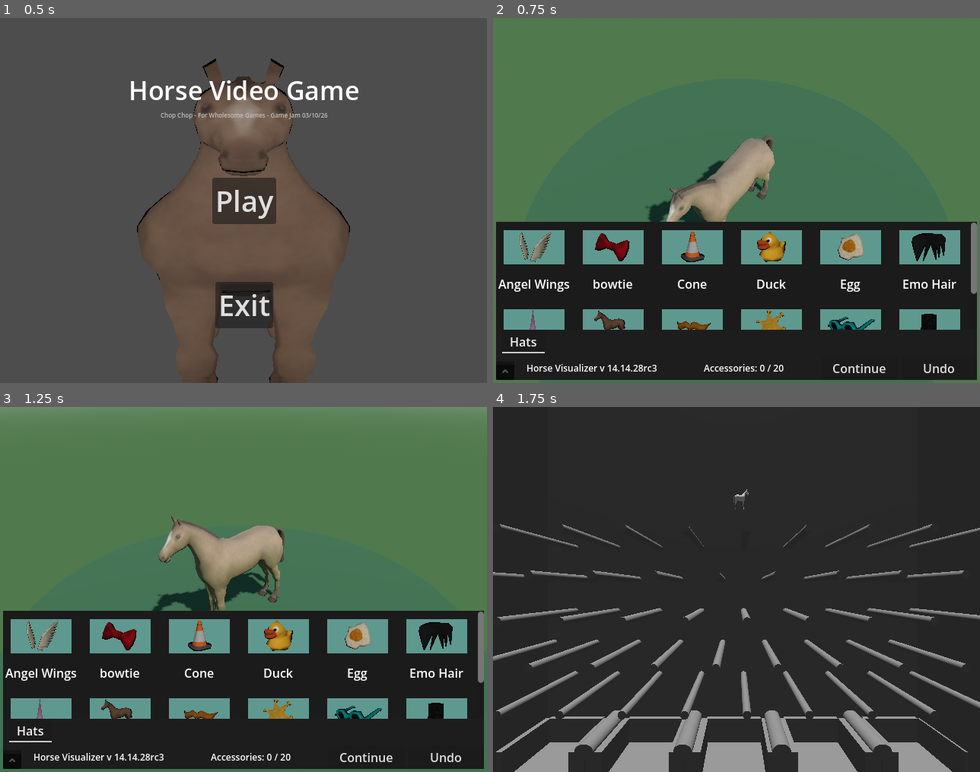
Above: before the commit, frames 1-4 (two rows, left to right).
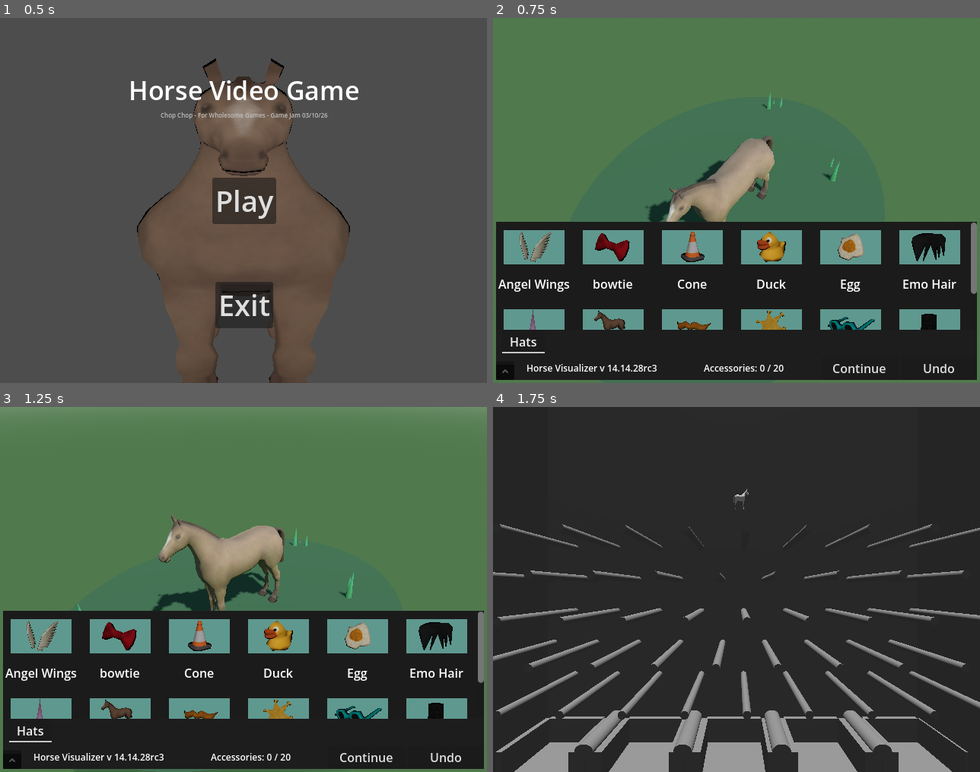
Above: after the commit, the same moments.

Repository: lukewhitingdev/gamejam-Bradys-Day-Out
Game: Godot game, scene res://Maps/MainMenuMap.tscn
The game is run twice, just before and just after one commit, with the same random seed, the same clock (stepped at 60 frames per second) and the same inputs. The engine's default icon, where the game draws it, is replaced by a stand-in: a white triangle on a blue panel in a dark square.
Inputs:
- Up to frame 1 (0.5 s): no input
- Up to frame 2 (0.75 s): click "Play" at 0.5 s
- Up to frame 3 (1.25 s): no input
- Up to frame 4 (1.75 s): click "Continue" at 1.25 s

Frame 1 is identical in both runs. In frame 2, less than 0.1% of the frame differs, in the area x 55-72%, y 20-45%; in frame 3, 0.1%, in the area x 15-73%, y 33-56%; in frame 4, nothing differs.

Commit message:
duck scale fix and grass added

Diff:
--- /dev/null
+++ b/app/chopchop/GameObjects/Environment/grass.tscn
@@ -0,0 +1,11 @@
+[gd_scene format=3 uid="uid://i8c6b14eerb6"]
+
+[ext_resource type="PackedScene" uid="uid://d0gwhrnr4fyhq" path="res://Models/horn.fbx" id="1_irks2"]
+
+[sub_resource type="StandardMaterial3D" id="StandardMaterial3D_5divm"]
+albedo_color = Color(0.19782841, 0.42365828, 0.2489649, 1)
+
+[node name="grass" unique_id=274286477 instance=ExtResource("1_irks2")]
+
+[node name="horn" parent="." index="0" unique_id=1225321583]
+surface_material_override/0 = SubResource("StandardMaterial3D_5divm")
--- a/app/chopchop/GameObjects/Props/angelWingProp.tscn
+++ b/app/chopchop/GameObjects/Props/angelWingProp.tscn
@@ -2,10 +2,13 @@
 
 [ext_resource type="ArrayMesh" uid="uid://deo2lucvuonsm" path="res://Assets/Meshes/angel_wings.tres" id="1_no11o"]
 [ext_resource type="Material" uid="uid://cjxvo3f0w5o6m" path="res://Materials/Props/PropMat.tres" id="2_4ajqn"]
+[ext_resource type="PackedScene" uid="uid://cuq28wp7t7jnh" path="res://Models/ducky.fbx" id="3_4ajqn"]
 
 [node name="AngelWingProp" type="Node3D" unique_id=1933979478]
 
 [node name="MeshInstance3D" type="MeshInstance3D" parent="." unique_id=216369725]
-transform = Transform3D(20, 0, 0, 0, 20, 0, 0, 0, 20, 0, 0, 0)
+transform = Transform3D(20, 0, 0, 0, 20, 0, 0, 0, 20, 0.12326789, 0.14022359, 0)
 mesh = ExtResource("1_no11o")
 surface_material_override/0 = ExtResource("2_4ajqn")
+
+[node name="ducky" parent="." unique_id=1376906449 instance=ExtResource("3_4ajqn")]
--- a/app/chopchop/GameObjects/Props/bowtieProp.tscn
+++ b/app/chopchop/GameObjects/Props/bowtieProp.tscn
@@ -6,6 +6,6 @@
 [node name="BowtieProp" type="Node3D" unique_id=352626119]
 
 [node name="MeshInstance3D" type="MeshInstance3D" parent="." unique_id=128964285]
-transform = Transform3D(20, 0, 0, 0, 20, 0, 0, 0, 20, 0, 0, 0)
+transform = Transform3D(20, 0, 0, 0, 20, 0, 0, 0, 20, 0, -0.007885657, 0)
 mesh = ExtResource("1_hwkew")
 surface_material_override/0 = ExtResource("2_vbbav")
--- a/app/chopchop/GameObjects/Props/duckProp.tscn
+++ b/app/chopchop/GameObjects/Props/duckProp.tscn
@@ -4,9 +4,8 @@
 [ext_resource type="Material" uid="uid://cjxvo3f0w5o6m" path="res://Materials/Props/PropMat.tres" id="2_1hqx3"]
 
 [node name="DuckProp" type="Node3D" unique_id=1923840230]
-transform = Transform3D(20, 0, 0, 0, 20, 0, 0, 0, 20, 0, 0, 0)
 
 [node name="MeshInstance3D" type="MeshInstance3D" parent="." unique_id=357148621]
-transform = Transform3D(20, 0, 0, 0, 20, 0, 0, 0, 20, 0, 0, 0)
+transform = Transform3D(-20, 0, -1.7484556e-06, 0, 20, 0, 1.7484556e-06, 0, -20, 0, -0.019613087, 0)
 mesh = ExtResource("1_1hqx3")
 surface_material_override/0 = ExtResource("2_1hqx3")
--- a/app/chopchop/GameObjects/Props/emoHairProp.tscn
+++ b/app/chopchop/GameObjects/Props/emoHairProp.tscn
@@ -6,6 +6,6 @@
 [node name="EmoHairProp" type="Node3D" unique_id=836817645]
 
 [node name="MeshInstance3D" type="MeshInstance3D" parent="." unique_id=881360785]
-transform = Transform3D(20, 0, 0, 0, 20, 0, 0, 0, 20, 0, -0.046748325, 0)
+transform = Transform3D(-8.7422774e-07, 0, 19.999998, 7.725361, 18.447731, 3.376863e-07, -18.44773, 7.725362, -8.0637597e-07, 0, -0.046748325, 0)
 mesh = ExtResource("1_qygxd")
 surface_material_override/0 = ExtResource("2_ejvco")
--- a/app/chopchop/GameObjects/Props/moustacheProp.tscn
+++ b/app/chopchop/GameObjects/Props/moustacheProp.tscn
@@ -6,6 +6,6 @@
 [node name="MoustacheProp" type="Node3D" unique_id=518344714]
 
 [node name="MeshInstance3D" type="MeshInstance3D" parent="." unique_id=1874062566]
-transform = Transform3D(20, 0, 0, 0, 20, 0, 0, 0, 20, 0, 0, 0)
+transform = Transform3D(-20, 0, -1.7484556e-06, 0, 20, 0, 1.7484556e-06, 0, -20, 0, 0, 0)
 mesh = ExtResource("1_dof2p")
 surface_material_override/0 = ExtResource("2_0b782")
--- a/app/chopchop/GameObjects/Props/sunglassesProp.tscn
+++ b/app/chopchop/GameObjects/Props/sunglassesProp.tscn
@@ -6,6 +6,6 @@
 [node name="SunglassesProp" type="Node3D" unique_id=996474832]
 
 [node name="MeshInstance3D" type="MeshInstance3D" parent="." unique_id=1504652874]
-transform = Transform3D(20, 0, 0, 0, 20, 0, 0, 0, 20, 0, 0, 0)
+transform = Transform3D(20, 0, 0, 0, -8.7422785e-07, 20.000002, 0, -20.000002, -8.7422785e-07, 0, 0, 0)
 mesh = ExtResource("1_dpi03")
 surface_material_override/0 = ExtResource("2_4tfx3")
--- a/app/chopchop/Maps/DressupMap.tscn
+++ b/app/chopchop/Maps/DressupMap.tscn
@@ -29,6 +29,7 @@
 [ext_resource type="Texture2D" uid="uid://c216im41bysuq" path="res://UI/PropThumbnails/sherriffthumb.png" id="23_mcfil"]
 [ext_resource type="Texture2D" uid="uid://dvnqe2ic21ii3" path="res://UI/PropThumbnails/glassesthumb.png" id="25_kmkpc"]
 [ext_resource type="Texture2D" uid="uid://cuegyr7ix2xei" path="res://UI/PropThumbnails/tophatthumb.png" id="27_m30a4"]
+[ext_resource type="PackedScene" uid="uid://i8c6b14eerb6" path="res://GameObjects/Environment/grass.tscn" id="30_tnpur"]
 
 [sub_resource type="Gradient" id="Gradient_yt8x4"]
 offsets = PackedFloat32Array(0.38157895, 1)
@@ -162,7 +163,7 @@
 environment = SubResource("Environment_h66jr")
 
 [node name="CSGCylinder3D" type="CSGCylinder3D" parent="." unique_id=355926493]
-transform = Transform3D(1, 0, 0, 0, 1, 0, 0, 0, 1, 0, -11.014174, 0)
+transform = Transform3D(0.6929822, 0, 0, 0, 1, 0, 0, 0, 0.8620851, -0.1338737, -11.014174, 0)
 radius = 3.519043
 height = 22.029541
 sides = 48
@@ -204,5 +205,38 @@
 layout_mode = 2
 size_flags_horizontal = 3
 
+[node name="grass" parent="." unique_id=274286477 instance=ExtResource("30_tnpur")]
+transform = Transform3D(30, 0, 0, 0, 44.168, 0, 0, 0, 30, 0.9084504, -0.009738326, -1.61671)
+
+[node name="grass2" parent="." unique_id=126986448 instance=ExtResource("30_tnpur")]
+transform = Transform3D(20, 0, 0, 0, 29.44466, 0, 0, 0, 20, 0.7350096, -0.09186661, -1.8706043)
+
+[node name="grass3" parent="." unique_id=2075914541 instance=ExtResource("30_tnpur")]
+transform = Transform3D(20, 0, 0, 0, 29.44466, 0, 0, 0, 20, 0.7350096, -0.13785219, 2.2071497)
+
+[node name="grass4" parent="." unique_id=120606555 instance=ExtResource("30_tnpur")]
+transform = Transform3D(20, 0, 0, 0, 29.44466, 0, 0, 0, 20, 0.55861217, -0.13785219, 2.118577)
+
+[node name="grass5" parent="." unique_id=1100341155 instance=ExtResource("30_tnpur")]
+transform = Transform3D(20, 0, 0, 0, 29.44466, 0, 0, 0, 20, 0.696147, -0.19397593, 1.9275782)
+
+[node name="grass6" parent="." unique_id=469642151 instance=ExtResource("30_tnpur")]
+transform = Transform3D(20, 0, 0, 0, 29.44466, 0, 0, 0, 20, -1.2695053, -0.19397593, 1.9275782)
+
+[node name="grass7" parent="." unique_id=208819748 instance=ExtResource("30_tnpur")]
+transform = Transform3D(30, 0, 0, 0, 44.168, 0, 0, 0, 30, -1.2695053, -0.11748564, 2.129543)
+
+[node name="grass8" parent="." unique_id=1318852848 instance=ExtResource("30_tnpur")]
+transform = Transform3D(20, 0, 0, 0, 29.44466, 0, 0, 0, 20, -1.0617051, -0.11748564, 2.046703)
+
+[node name="grass9" parent="." unique_id=467228814 instance=ExtResource("30_tnpur")]
+transform = Transform3D(30, 0, 0, 0, 44.168, 0, 0, 0, 30, -1.0617051, -0.11748564, -2.4071405)
+
+[node name="grass10" parent="." unique_id=109454455 instance=ExtResource("30_tnpur")]
+transform = Transform3D(20, 0, 0, 0, 29.44466, 0, 0, 0, 20, -1.0617051, -0.22654092, -2.5960786)
+
+[node name="grass11" parent="." unique_id=690226674 instance=ExtResource("30_tnpur")]
+transform = Transform3D(20, 0, 0, 0, 29.44466, 0, 0, 0, 20, -0.89216256, -0.093072295, -2.5960786)
+
 [connection signal="gui_input" from="UI/ColorRect" to="UI/ColorRect" method="_on_gui_input"]
 [connection signal="gui_input" from="UI/ColorRect/VBoxContainer" to="UI/ColorRect/VBoxContainer" method="_on_gui_input"]
